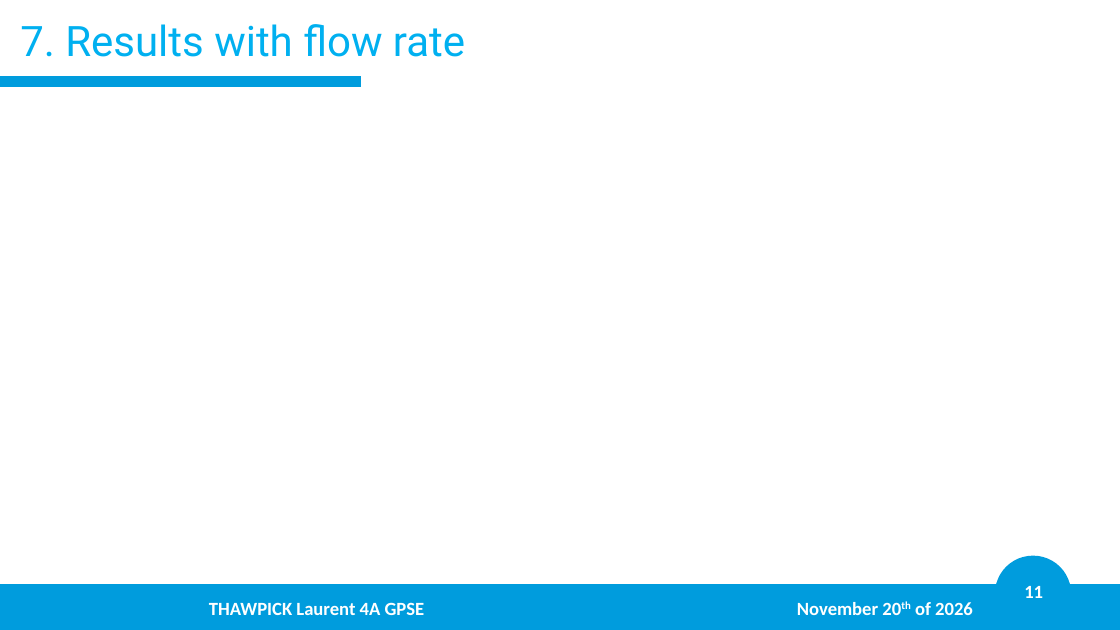
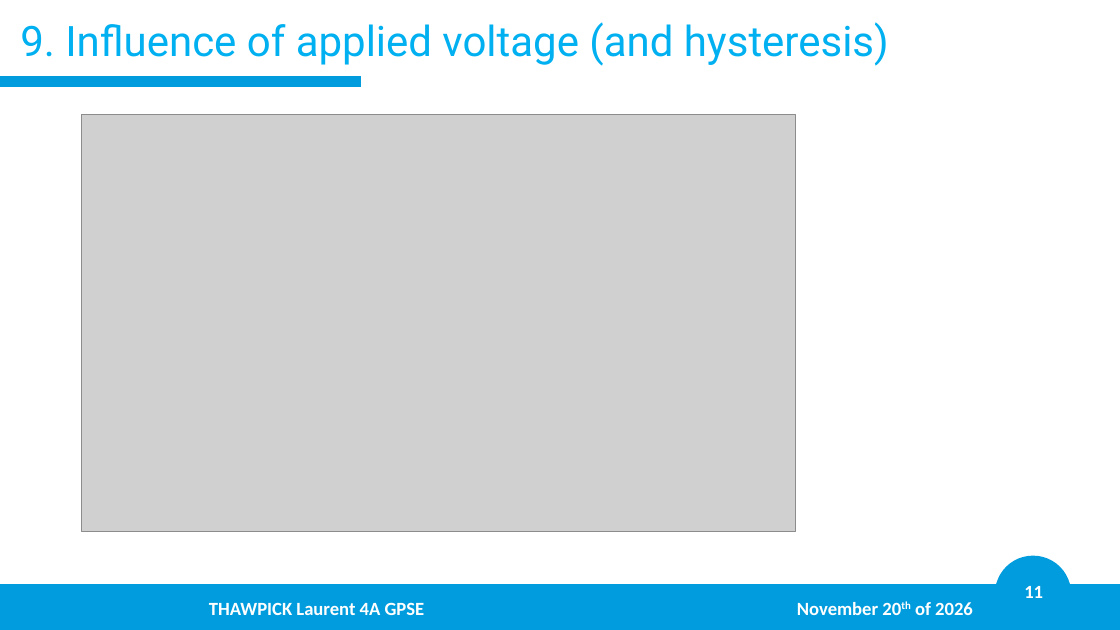
Before and after one commit to LaurentThaw/plasma-tubing, a slide deck: slide 11 of PDR for 20.11.26/PDR.pptx. Drawn at 1120x630 pixels with LibreOffice and Linux fonts; fonts in the diff are those of the drawing; grey boxes stand for pictures; background and template pictures are left out. Boxes give left, top, right and bottom in pixels: in the first picture for what was removed or moved away, otherwise in the second. Text is boxed around its words. In the diff, an @@ line names an element or a change of style, - is before the commit and + after.

```diff
--- a/PDR for 20.11.26/PDR.pptx
+++ b/PDR for 20.11.26/PDR.pptx
@@ title at (20, 22, 889, 66): text changed @@
-7. Results with flow rate
+9. Influence of applied voltage (and hysteresis)
@@ picture added at (82, 114, 796, 532) @@
```
Also in this commit, not shown: 12 other slides changed, 2 slides removed, 7 other files.
